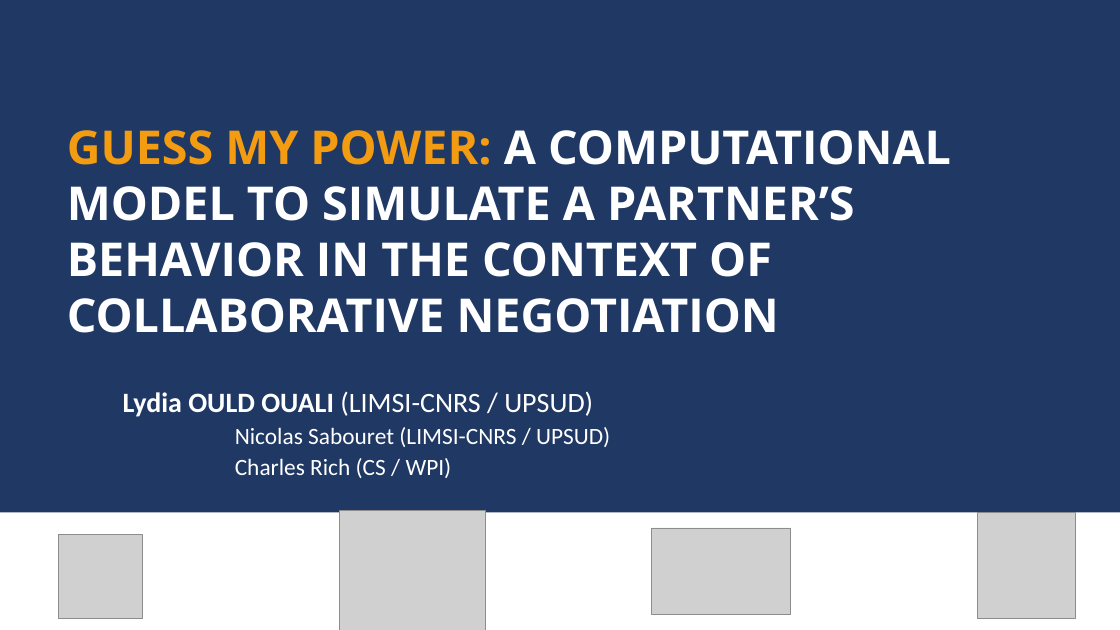
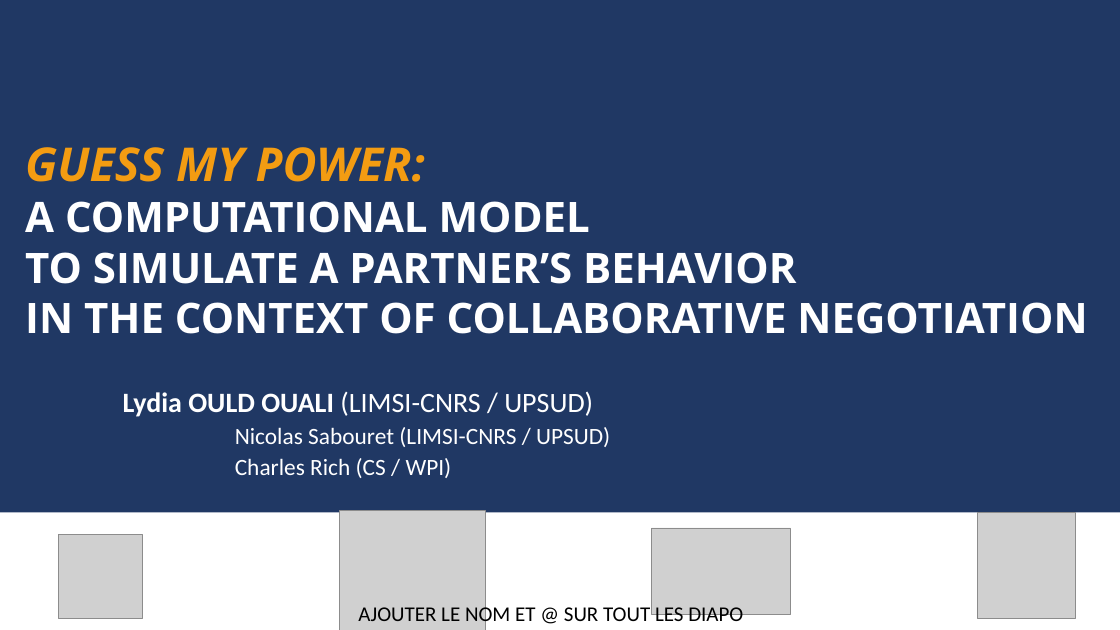
Before and after one commit to Olydia/Discolog, a slide deck: slide 1 of papers/Presentations/intellisys/intellysis.pptx. Drawn at 1120x630 pixels with LibreOffice and Linux fonts; fonts in the diff are those of the drawing; grey boxes stand for pictures. Boxes give left, top, right and bottom in pixels: in the first picture for what was removed or moved away, otherwise in the second. Text is boxed around its words. In the diff, an @@ line names an element or a change of style, - is before the commit and + after.

```diff
--- a/papers/Presentations/intellisys/intellysis.pptx
+++ b/papers/Presentations/intellisys/intellysis.pptx
@@ text at [25,147,1087,334]: text changed; size 40 to 36 pt @@
-GUESS MY POWER: A COMPUTATIONAL MODEL TO SIMULATE A PARTNER’S BEHAVIOR IN THE CONTEXT OF COLLABORATIVE NEGOTIATION
+GUESS MY POWER:
+A COMPUTATIONAL MODEL
+TO SIMULATE A PARTNER’S BEHAVIOR
+IN THE CONTEXT OF COLLABORATIVE NEGOTIATION
@@ text added at [358,603,743,627], 18 pt, text #000000 @@
+AJOUTER LE NOM ET @ SUR TOUT LES DIAPO
```
Also in this commit, not shown: 9 other slides changed, 1 slide added.
